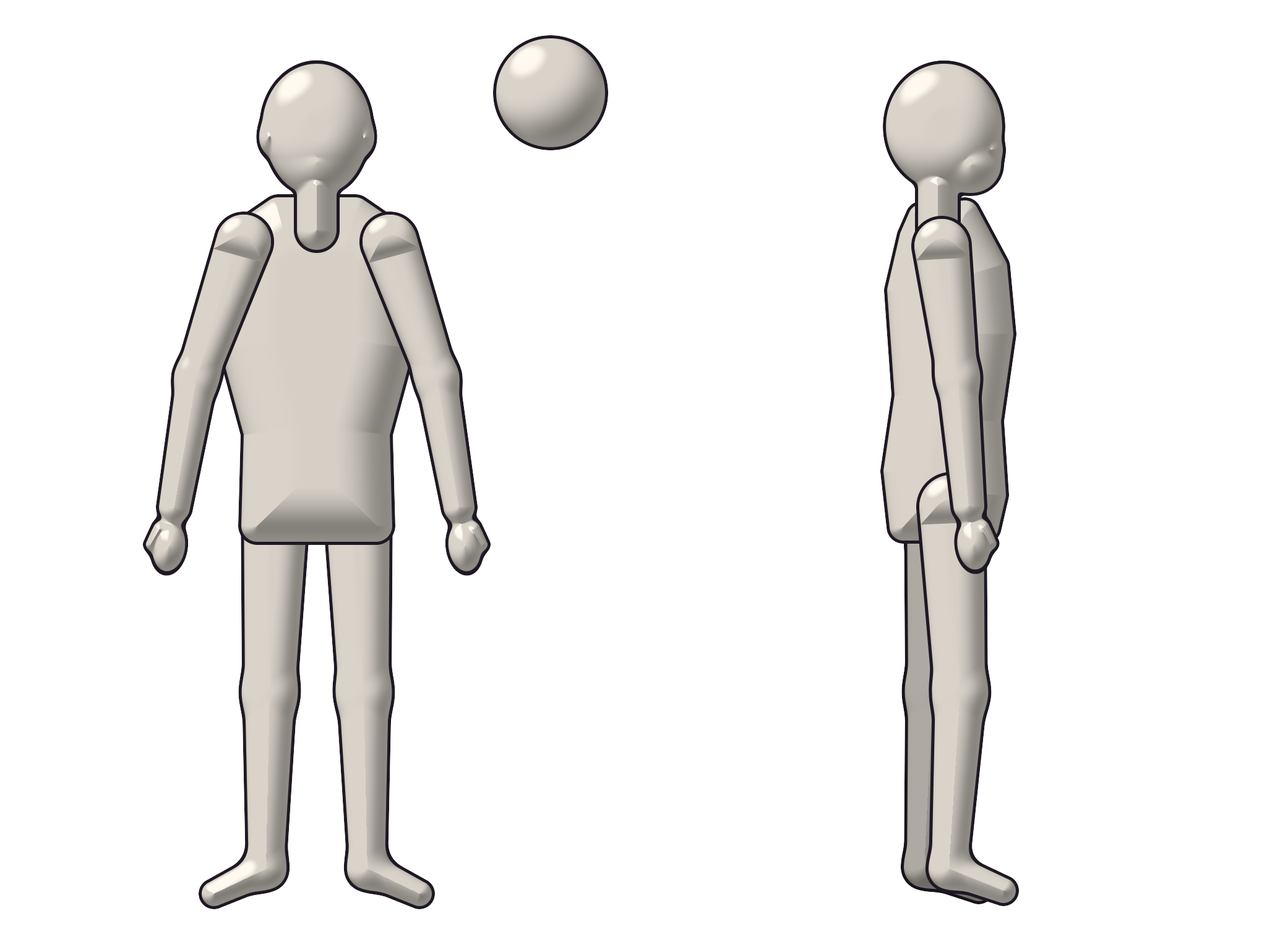
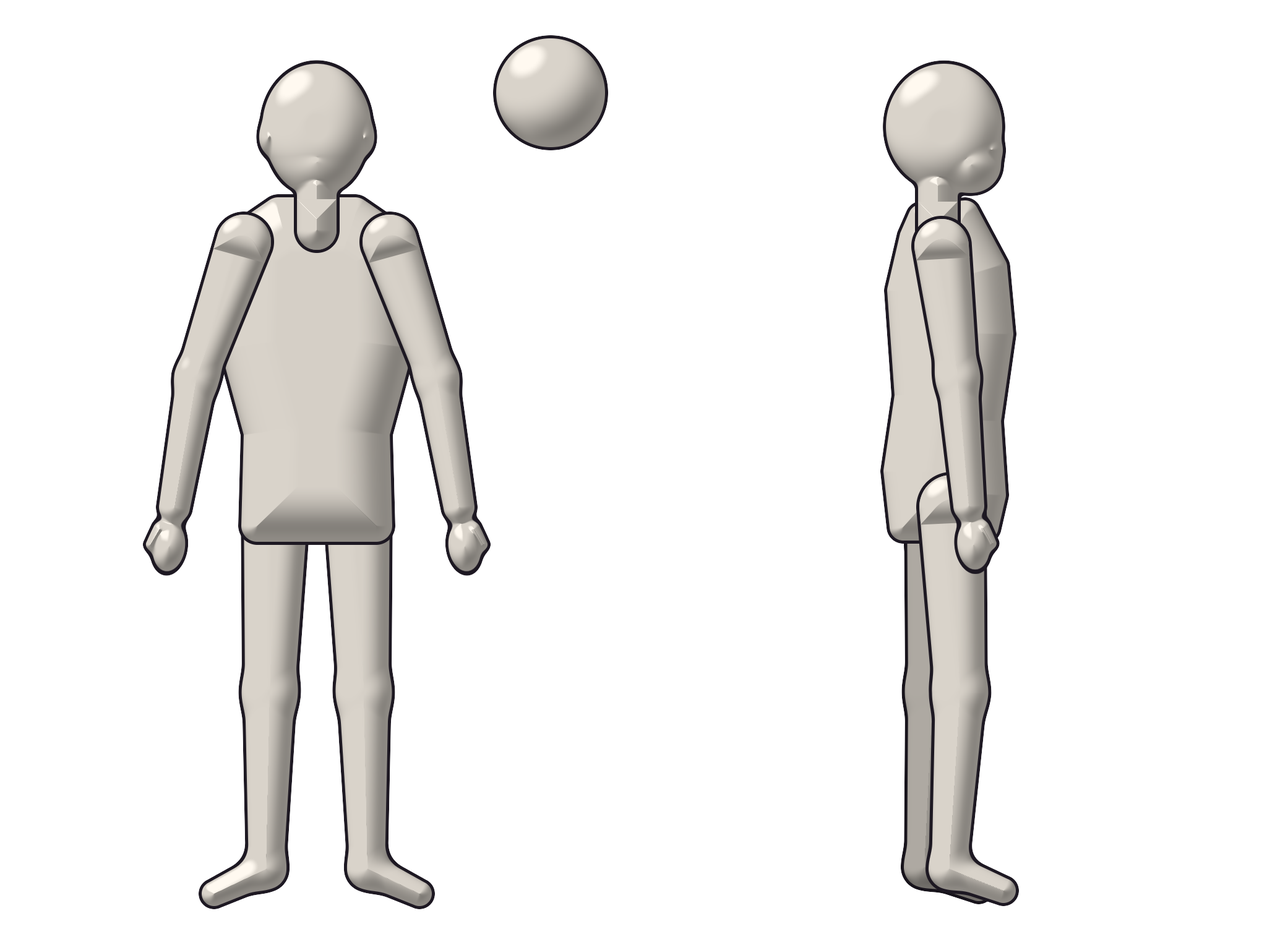
Layer changes from the first w=1267, h=950 image to the second:
painted on "head" (3rd of 4, in "template (reference only, not drawn in the game)" › "side") over [917, 201, 958, 218]
painted on "head" (4th of 4, in "template (reference only, not drawn in the game)") over [296, 199, 337, 250]
